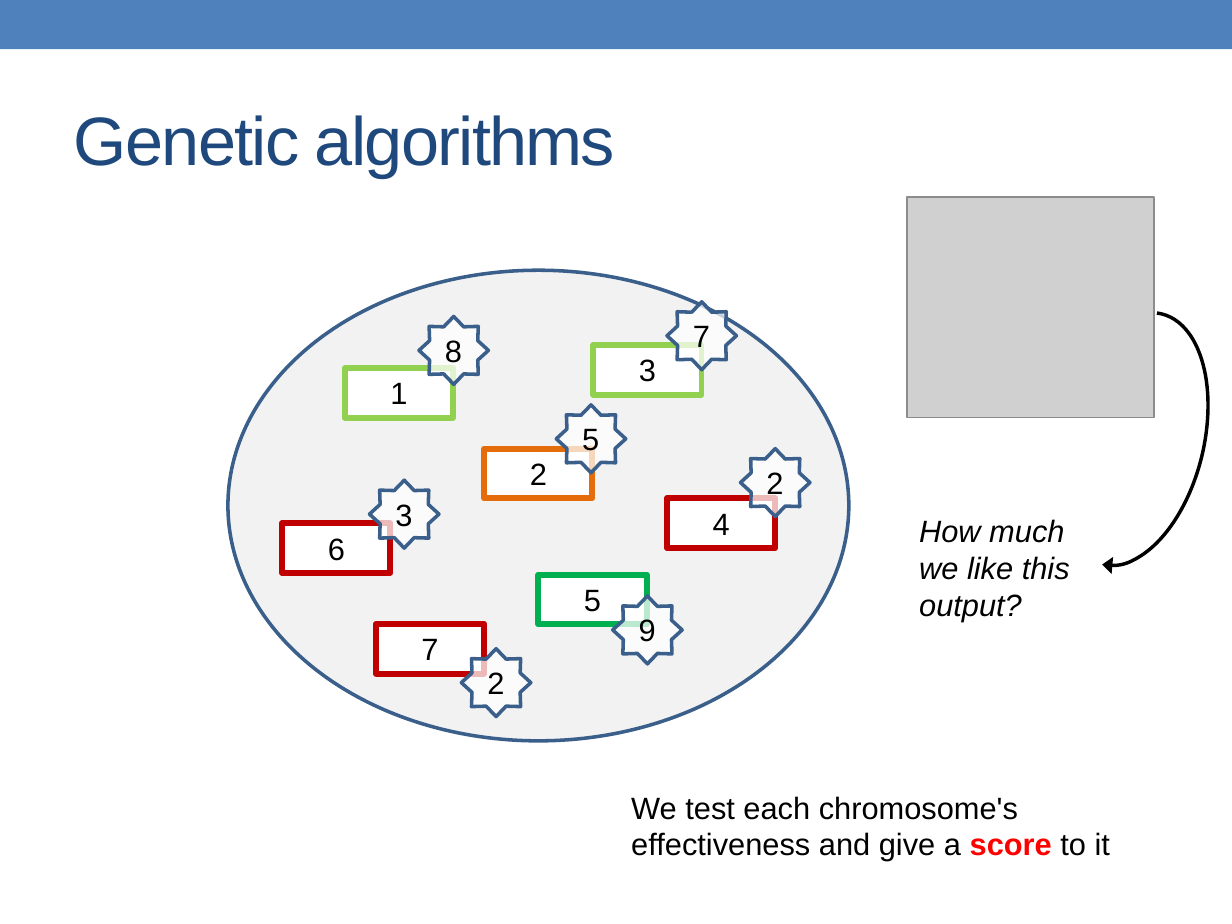
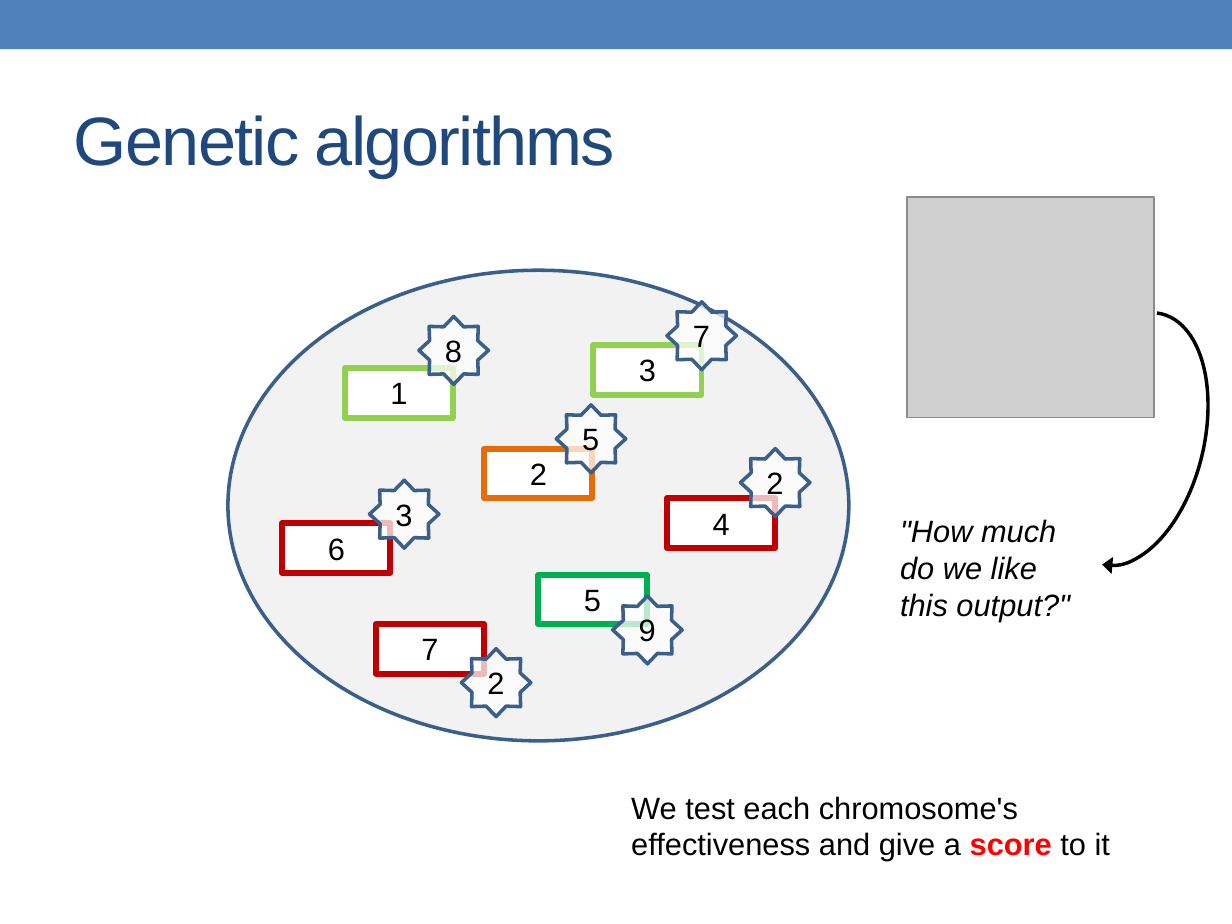
Before and after one commit to alessandrofrancesconi/carwin, a slide deck: slide 18 of presentation.pptx. Drawn at 1232x924 pixels with LibreOffice and Linux fonts; fonts in the diff are those of the drawing; grey boxes stand for pictures. Boxes give left, top, right and bottom in pixels: in the first picture for what was removed or moved away, otherwise in the second. Text is boxed around its words. In the diff, an @@ line names an element or a change of style, - is before the commit and + after.

Commit message:
Updated presentation

```diff
--- a/presentation.pptx
+++ b/presentation.pptx
@@ text at [900, 519, 1070, 621]: text changed @@
-How much we like this output?
+"How much do we like this output?"
```
Also in this commit, not shown: 1 other slide changed, 1 other file.
